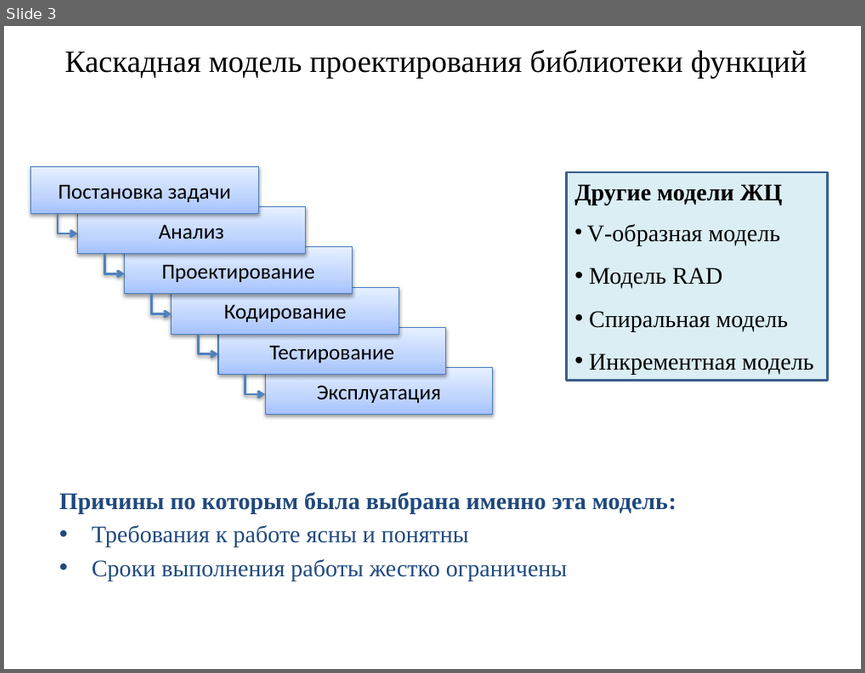
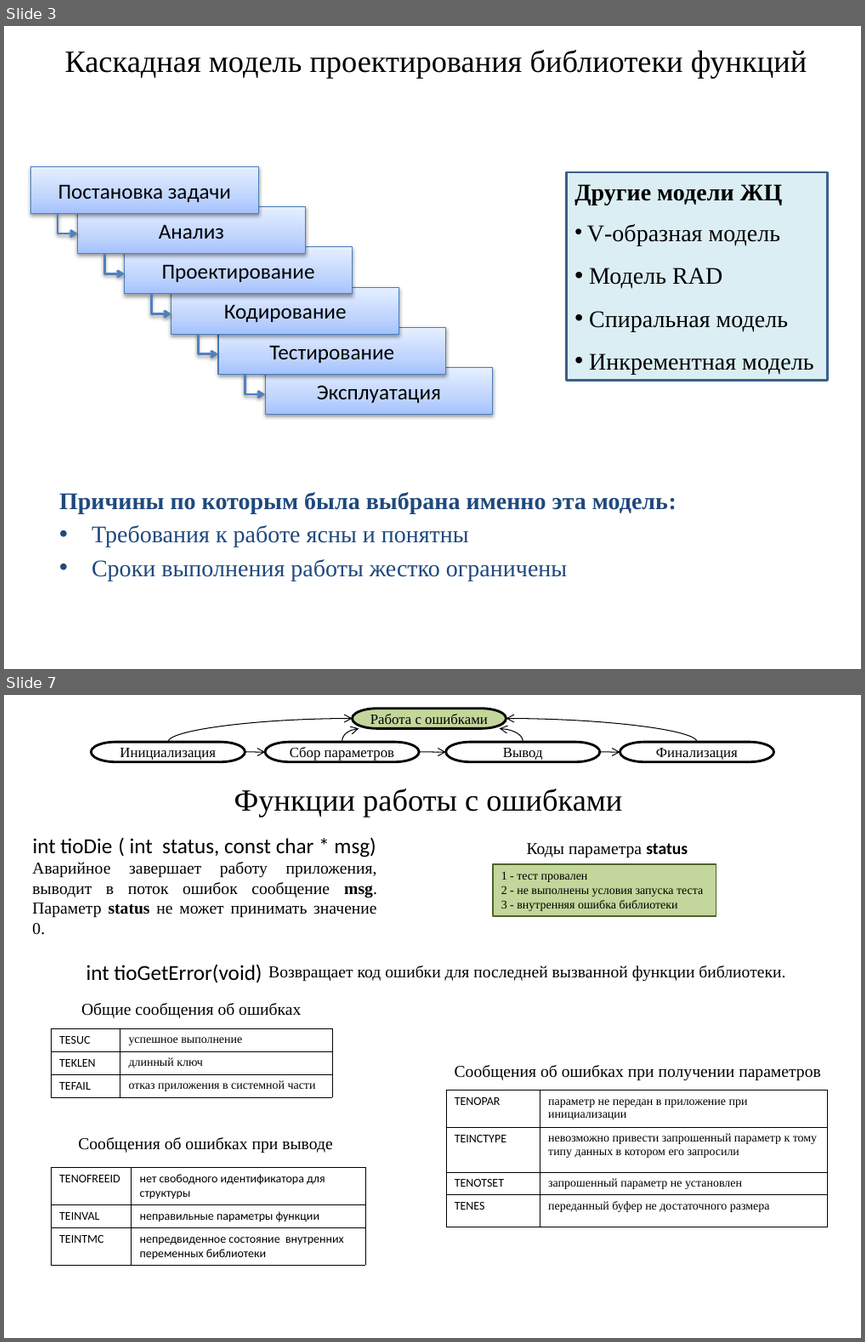
Before and after one commit to nwcfang/diplom_report, a slide deck: presentation/presentation.pptx. Shown one above the other, each under a label of ours: slide 3 before the commit, slides 3 and 7 after it; the slides between them are not shown. The pictures are 865x673 and 865x1342 pixels, drawn with LibreOffice and Linux fonts; fonts in the diff are those of the drawing. Boxes give left, top, right and bottom in pixels: in the first picture for what was removed or moved away, otherwise in the second. Text is boxed around its words. In the diff, an @@ line names an element or a change of style, - is before the commit and + after.

```diff
--- a/presentation/presentation.pptx
+++ b/presentation/presentation.pptx
@@ slide 7 added at box(4, 695, 861, 1338), background #FFFFFF @@
@@ curved arrow added from (168, 742) to (352, 718), #000000 0.75 pt @@
@@ pill shape added at box(352, 709, 506, 728), fill #C3D69B, outline #000000 2 pt, 12 pt, text #000000 @@
+Работа с ошибками
@@ curved arrow added from (697, 742) to (506, 718), #000000 0.75 pt @@
@@ pill shape added at box(92, 742, 245, 762), fill #FFFFFF, outline #000000 2 pt, 12 pt, text #000000 @@
+Инициализация
@@ pill shape added at box(265, 742, 420, 762), outline #000000 2 pt, 12 pt, text #000000 @@
+Cбор параметров
@@ curved arrow added from (342, 742) to (358, 728), #000000 0.75 pt @@
@@ pill shape added at box(446, 742, 601, 762), fill #FFFFFF, outline #000000 2 pt, 12 pt, text #000000 @@
+Вывод
@@ curved arrow added from (522, 742) to (500, 728), #000000 0.75 pt @@
@@ pill shape added at box(620, 742, 774, 762), fill #FFFFFF, outline #000000 2 pt, 12 pt, text #000000 @@
+Финализация
@@ curved arrow added from (245, 752) to (265, 753), #000000 0.75 pt @@
@@ curved arrow added from (419, 752) to (446, 753), #000000 0.75 pt @@
@@ curved arrow added from (600, 752) to (620, 753), #000000 0.75 pt @@
@@ title added at box(234, 789, 622, 817), 26 pt, text #000000 @@
+Функции работы с ошибками
@@ text added at box(33, 837, 375, 857), 18 pt, text #000000 @@
+int tioDie ( int status, const char * msg)
@@ text added at box(527, 843, 687, 858), 14 pt, text #000000 @@
+Коды параметра status
@@ text added at box(32, 862, 377, 935), 14 pt, text #000000 @@
+Аварийное завершает работу приложения, выводит в поток ошибок сообщение msg. Параметр status не может принимать значение 0.
@@ rectangle added at box(493, 864, 716, 916), fill #C3D69B, outline #4F6228 1 pt, 10 pt, text #000000 @@
+1 - тест провален
+2 - не выполнены условия запуска теста
+3 - внутренняя ошибка библиотеки
@@ text added at box(86, 964, 262, 983), 18 pt, text #000000 @@
+int tioGetError(void)
@@ text added at box(268, 965, 785, 981), 14 pt, text #000000 @@
+Возвращает код ошибки для последней вызванной функции библиотеки.
@@ text added at box(81, 1003, 301, 1018), 14 pt, text #000000 @@
+Общие сообщения об ошибках
@@ table added at box(51, 1028, 332, 1097), 3 rows, 2 columns @@
+TESUC | успешное выполнение
+TEKLEN | длинный ключ
+TEFAIL | отказ приложения в системной части
@@ text added at box(454, 1065, 821, 1081), 14 pt, text #000000 @@
+Сообщения об ошибках при получении параметров
@@ table added at box(446, 1090, 828, 1226), 4 rows, 2 columns @@
+TENOPAR | параметр не передан в приложение при инициализации
+TEINCTYPE | невозможно привести запрошенный параметр к тому типу данных в котором его запросили
+TENOTSET | запрошенный параметр не установлен
+TENES | переданный буфер не достаточного размера
@@ text added at box(78, 1137, 333, 1153), 14 pt, text #000000 @@
+Сообщения об ошибках при выводе
@@ table added at box(51, 1167, 365, 1264), 3 rows, 2 columns @@
+TENOFREEID | нет свободного идентификатора для структуры
+TEINVAL | неправильные параметры функции
+TEINTMC | непредвиденное состояние внутренних переменных библиотеки
```
Also in this commit, not shown: 6 slides changed, 1 other slide added, 3 other files.
